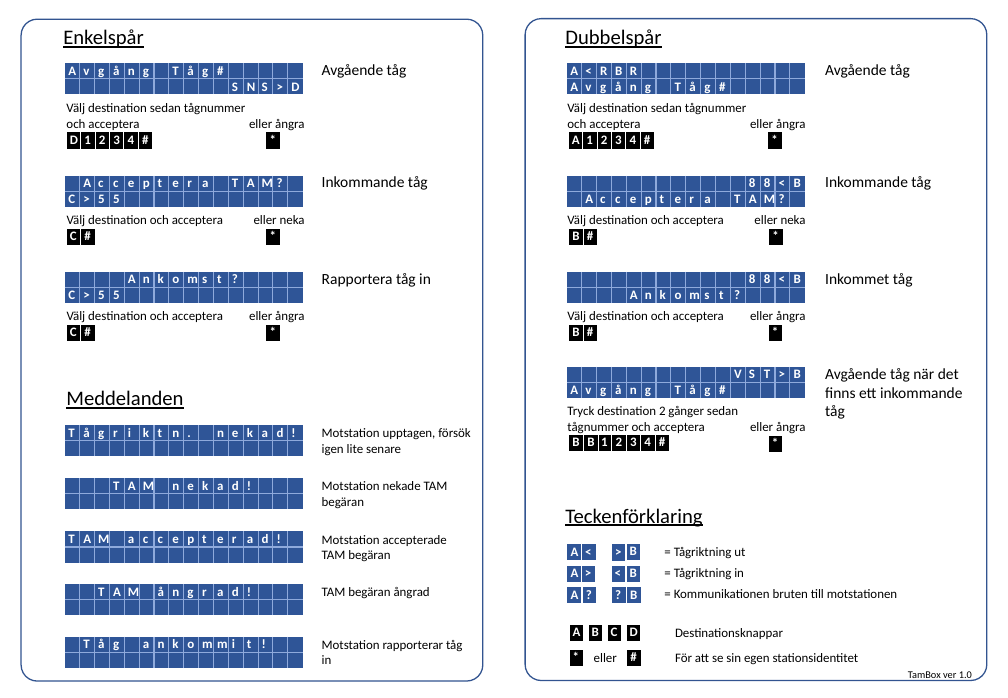
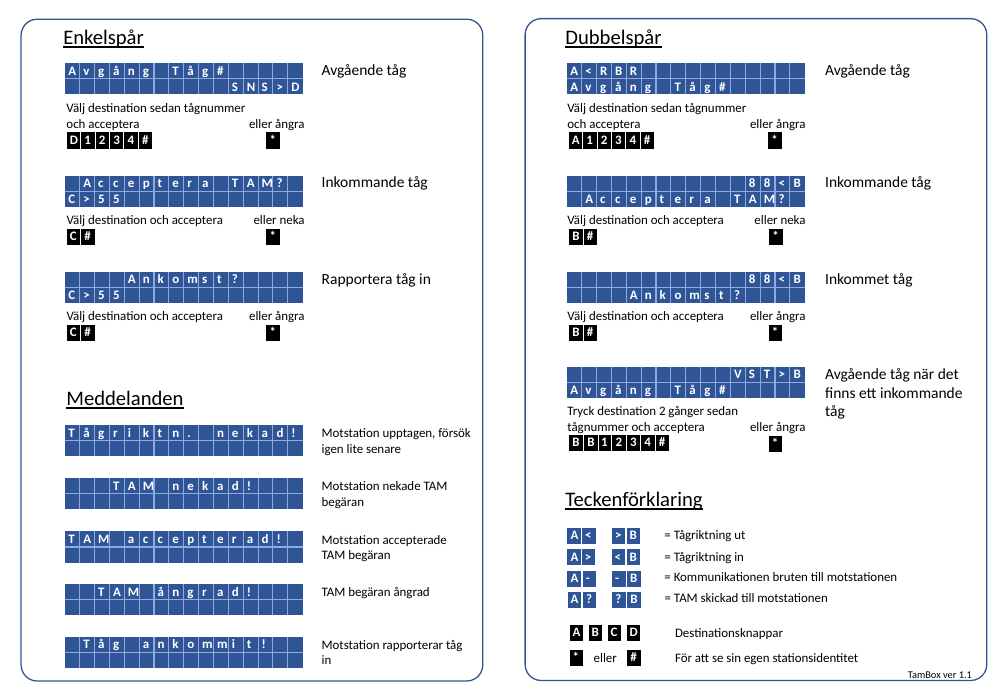
Before and after one commit to etxbct/mqttTamBox, a slide deck: slide 1 of Documentation/TamBox guide.pptx. Drawn at 1008x698 pixels with LibreOffice and Linux fonts; fonts in the diff are those of the drawing. Boxes give left, top, right and bottom in pixels: in the first picture for what was removed or moved away, otherwise in the second. Text is boxed around its words. In the diff, an @@ line names an element or a change of style, - is before the commit and + after.

```diff
--- a/Documentation/TamBox guide.pptx
+++ b/Documentation/TamBox guide.pptx
@@ table added at (567,591,582,610), 1 rows, 1 columns @@
+A
@@ 12 tables, 4 texts: place and size @@
-12 tables, 4 texts at (565,508,897,606)
+12 tables, 4 texts at (565,491,897,589)
@@ table at (583,571,598,589) @@
-row 1, column 1: ?
+row 1, column 1: -
@@ table added at (583,591,598,610), 1 rows, 1 columns @@
+?
@@ table at (612,571,626,589) @@
-row 1, column 1: ?
+row 1, column 1: -
@@ table added at (612,591,626,610), 1 rows, 1 columns @@
+?
@@ table added at (626,591,641,610), 1 rows, 1 columns @@
+B
@@ text added at (674,593,827,602), 10 pt, text #000000 @@
+= TAM skickad till motstationen
@@ text at (908,671,972,681): text changed @@
-TamBox ver 1.0
+TamBox ver 1.1
```
